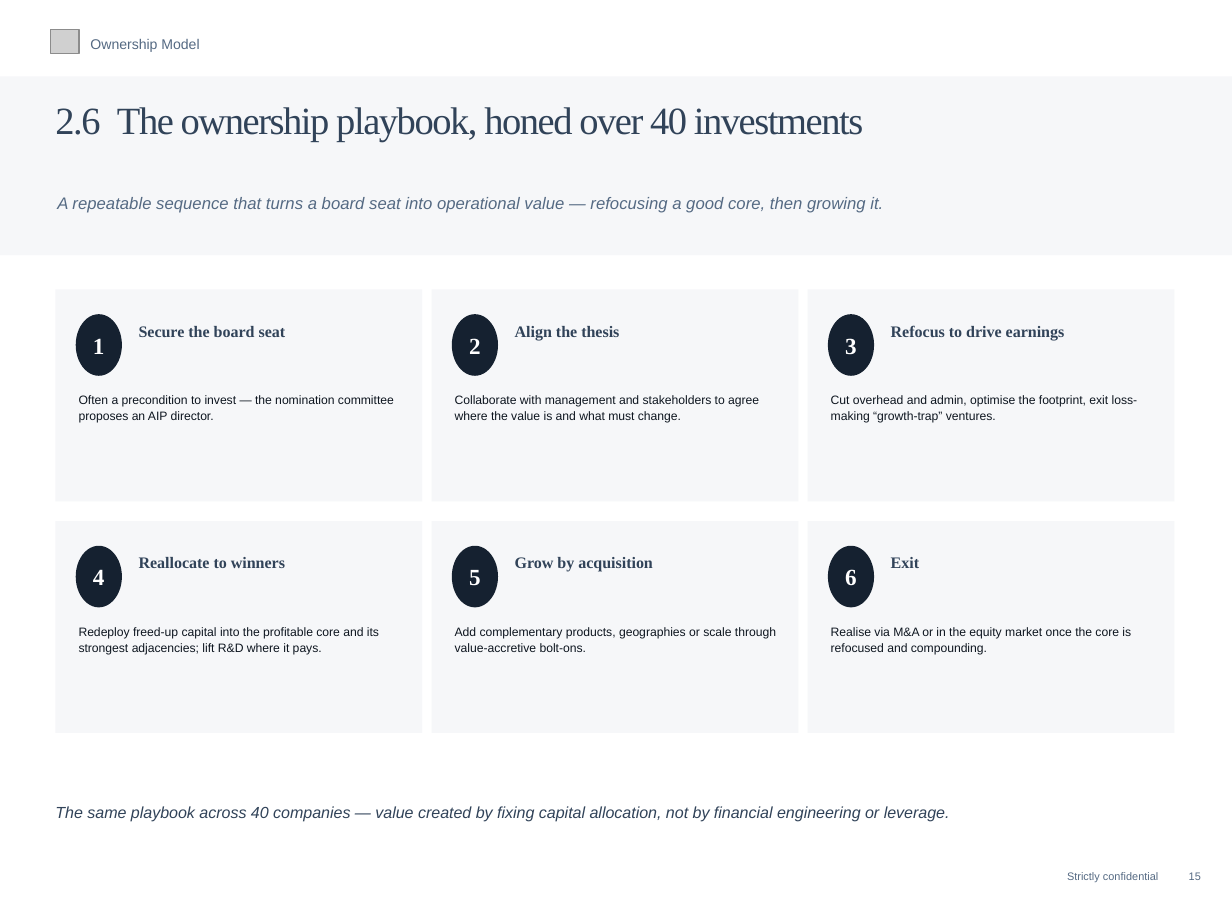
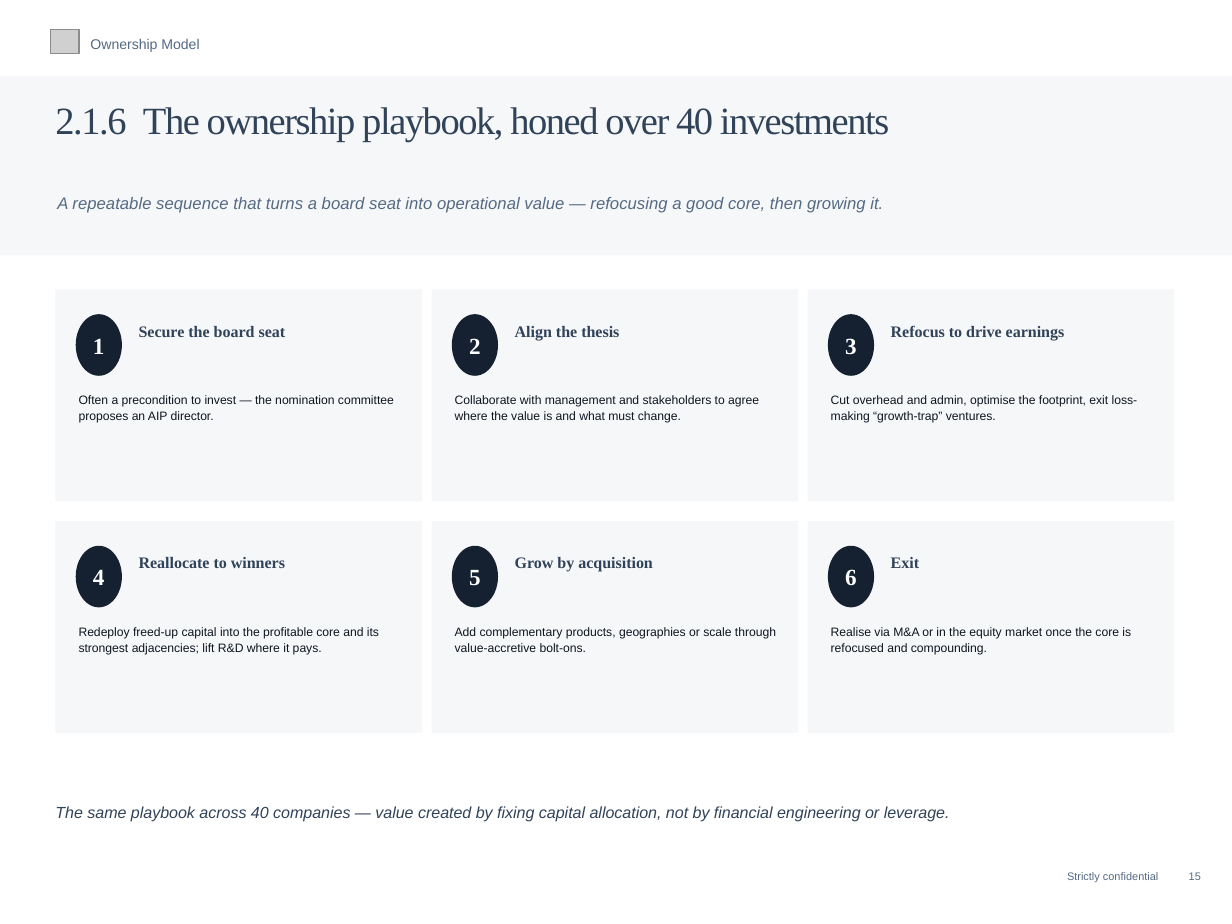
Before and after one commit to charette-lab/Claude, a slide deck: slide 18 of Athanase_Engaged_Ownership_Allocator_Deck.pptx. Drawn at 1232x924 pixels with LibreOffice and Linux fonts; fonts in the diff are those of the drawing; grey boxes stand for pictures. Boxes give left, top, right and bottom in pixels: in the first picture for what was removed or moved away, otherwise in the second. Text is boxed around its words. In the diff, an @@ line names an element or a change of style, - is before the commit and + after.

```diff
--- a/Athanase_Engaged_Ownership_Allocator_Deck.pptx
+++ b/Athanase_Engaged_Ownership_Allocator_Deck.pptx
@@ text at (55,107,889,142): text changed @@
-2.6 The ownership playbook, honed over 40 investments
+2.1.6 The ownership playbook, honed over 40 investments
```
Also in this commit, not shown: 32 other slides changed, 1 other file.
